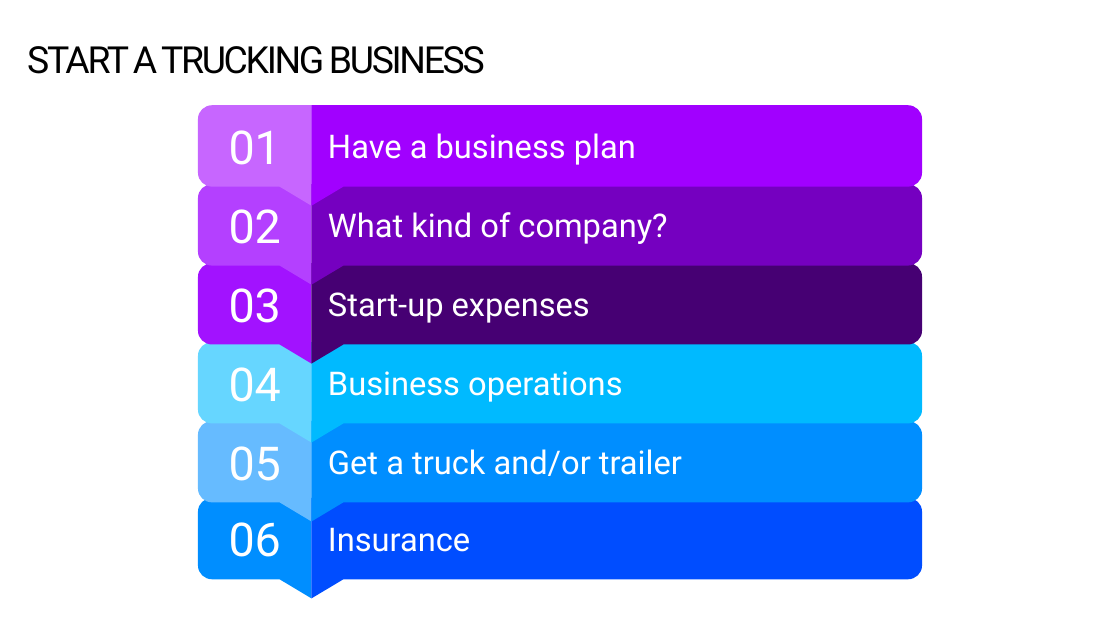
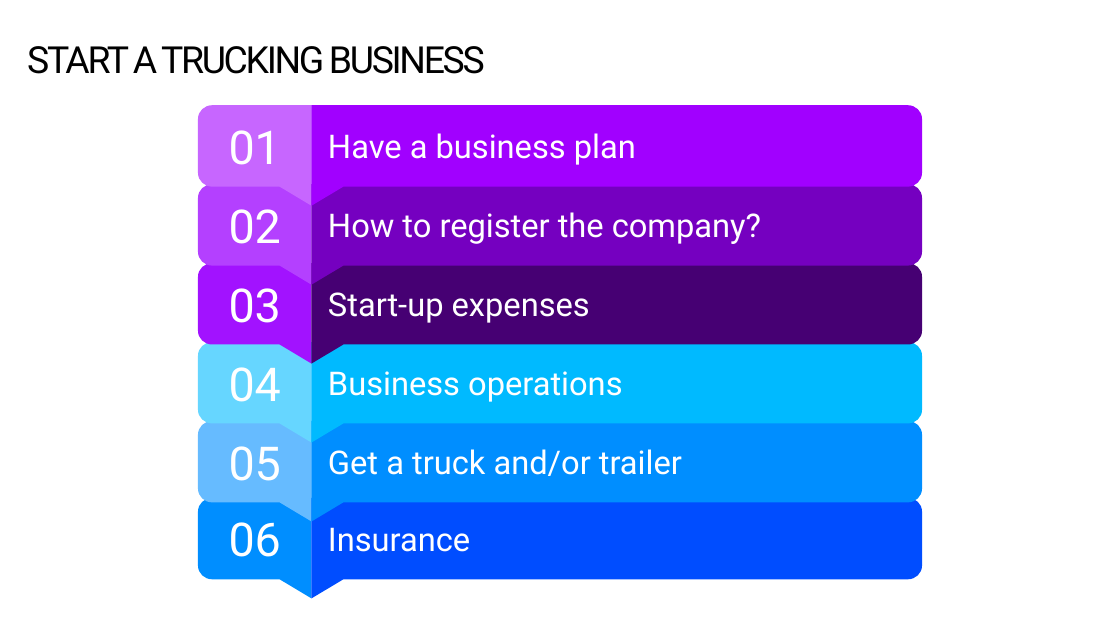
Before and after one commit to myszon01/freight-CRM-Docs, a slide deck: slide 3 of Project Presentation.pptx. Drawn at 1120x630 pixels with LibreOffice and Linux fonts; fonts in the diff are those of the drawing. Boxes give left, top, right and bottom in pixels: in the first picture for what was removed or moved away, otherwise in the second. Text is boxed around its words. In the diff, an @@ line names an element or a change of style, - is before the commit and + after.

Commit message:
up

```diff
--- a/Project Presentation.pptx
+++ b/Project Presentation.pptx
@@ text at [328,212,761,244]: text changed @@
-What kind of company?
+How to register the company?
```
Also in this commit, not shown: 2 other slides changed.
